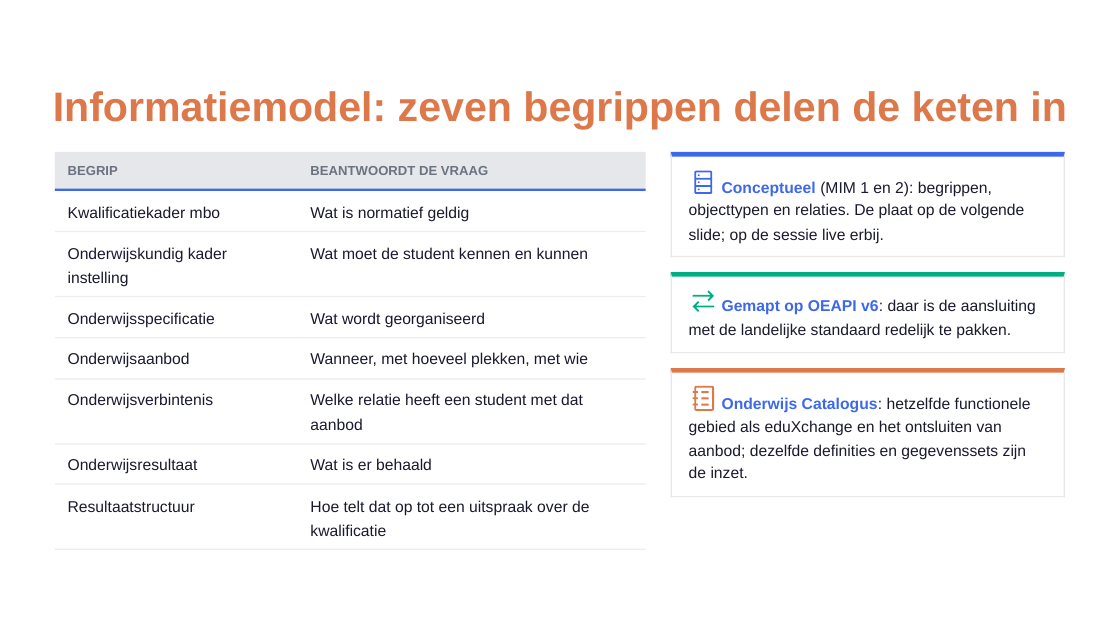
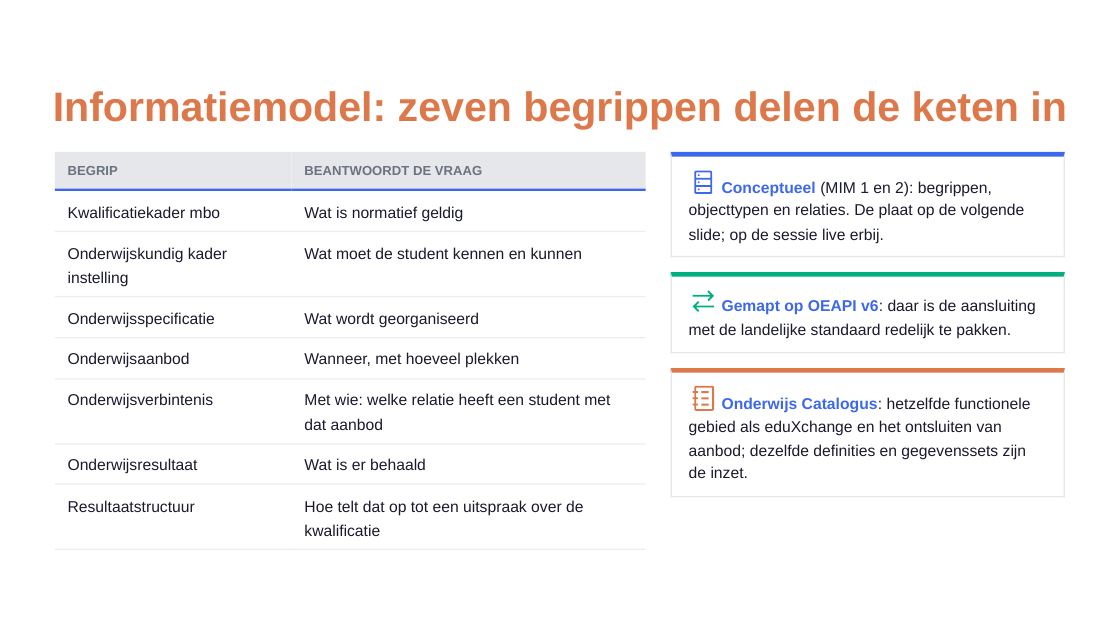
Before and after one commit to Npuls-OKx/meta, a slide deck: slide 10 of presentaties/export/260921_alignment_npuls_pijlers/260921_alignment_npuls_pijlers.pptx. Drawn at 1120x631 pixels with LibreOffice and Linux fonts; fonts in the diff are those of the drawing; background and template pictures are left out. Boxes give left, top, right and bottom in pixels: in the first picture for what was removed or moved away, otherwise in the second. Text is boxed around its words. In the diff, an @@ line names an element or a change of style, - is before the commit and + after.

```diff
--- a/presentaties/export/260921_alignment_npuls_pijlers/260921_alignment_npuls_pijlers.pptx
+++ b/presentaties/export/260921_alignment_npuls_pijlers/260921_alignment_npuls_pijlers.pptx
@@ freeform shape: place and size @@
-freeform shape at <box>298,152,646,190</box>
+freeform shape at <box>292,152,646,190</box>
@@ text at <box>304,352,519,368</box>: text changed @@
-Wanneer, met hoeveel plekken, met wie
+Wanneer, met hoeveel plekken
@@ text at <box>304,393,610,405</box>: text changed @@
-Welke relatie heeft een student met dat
+Met wie: welke relatie heeft een student met
@@ text at <box>304,418,383,430</box>: text changed @@
-aanbod
+dat aanbod
@@ 7 texts: place and size @@
-7 texts at <box>310,166,589,536</box>
+7 texts at <box>304,166,583,536</box>
```
Also in this commit, not shown: 2 other files.
